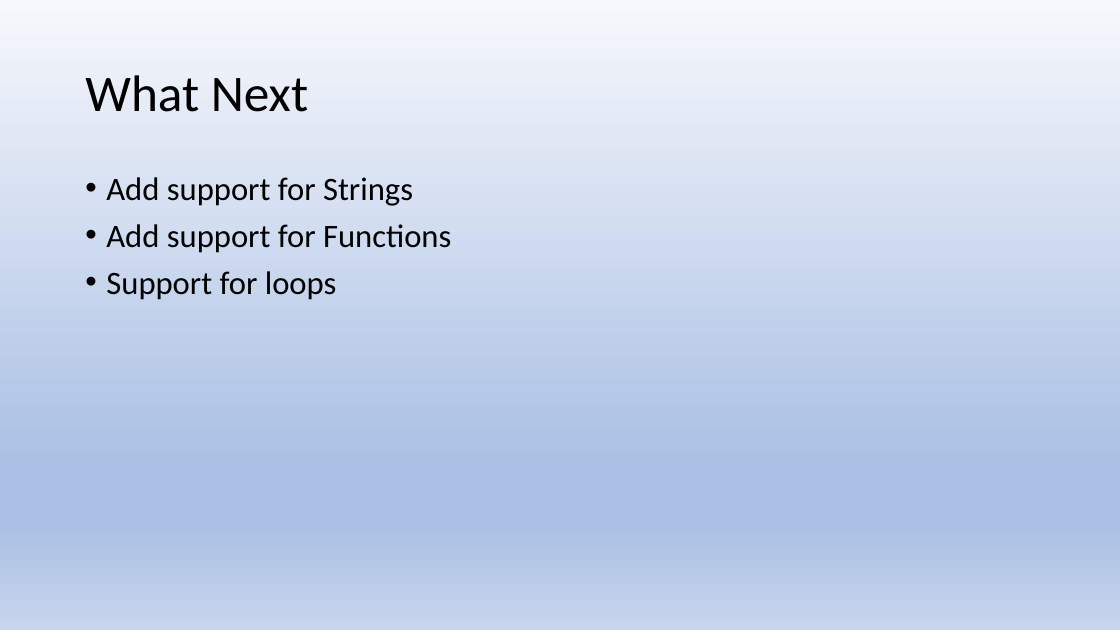
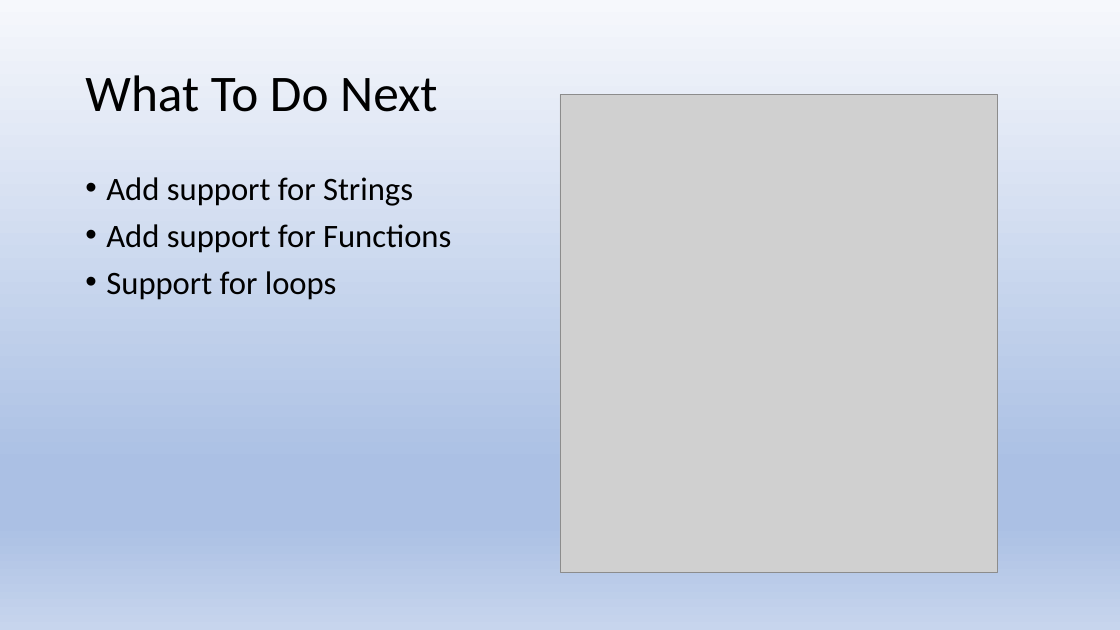
Before and after one commit to jacobacon/ProgLang, a slide deck: slide 6 of docs/Presentation.pptx. Drawn at 1120x630 pixels with LibreOffice and Linux fonts; fonts in the diff are those of the drawing; grey boxes stand for pictures. Boxes give left, top, right and bottom in pixels: in the first picture for what was removed or moved away, otherwise in the second. Text is boxed around its words. In the diff, an @@ line names an element or a change of style, - is before the commit and + after.

```diff
--- a/docs/Presentation.pptx
+++ b/docs/Presentation.pptx
@@ title at [85,75,437,112]: text changed @@
-What Next
+What To Do Next
@@ picture added at [560,94,998,572] @@
```
Also in this commit, not shown: 4 other slides changed.
